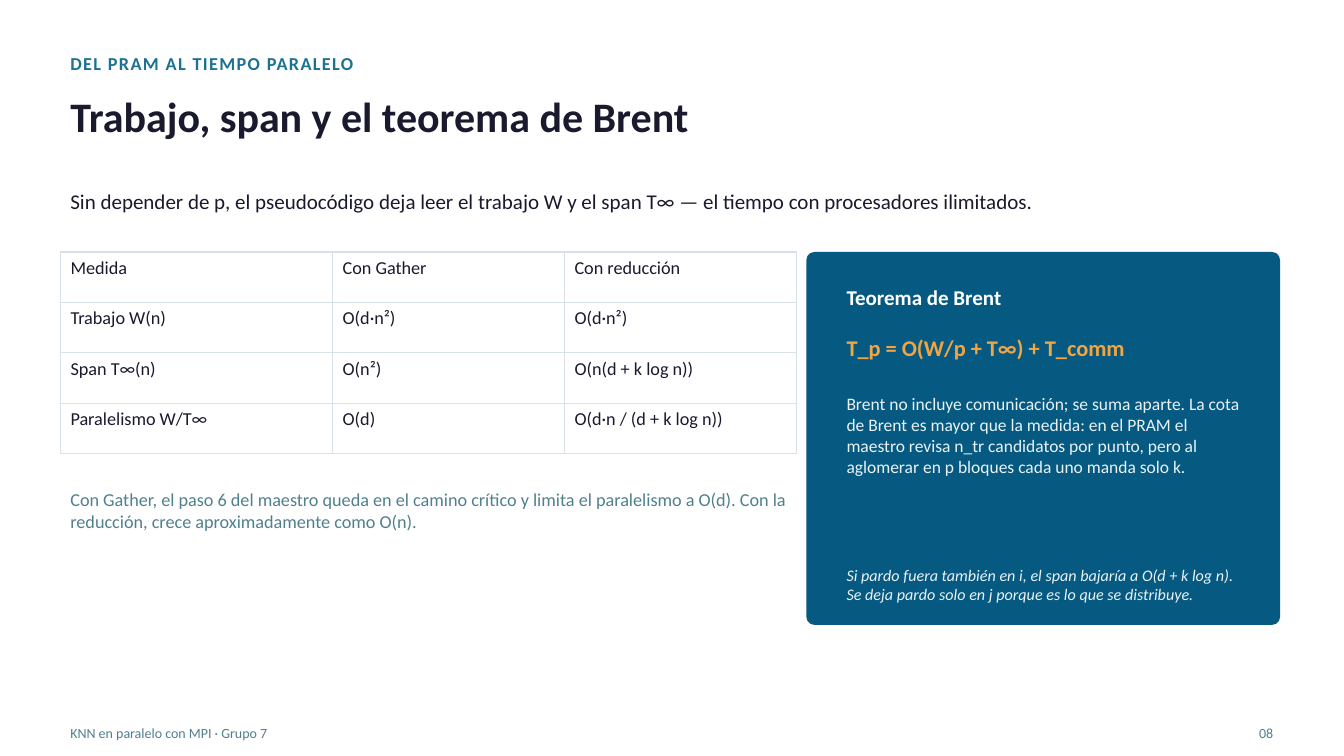
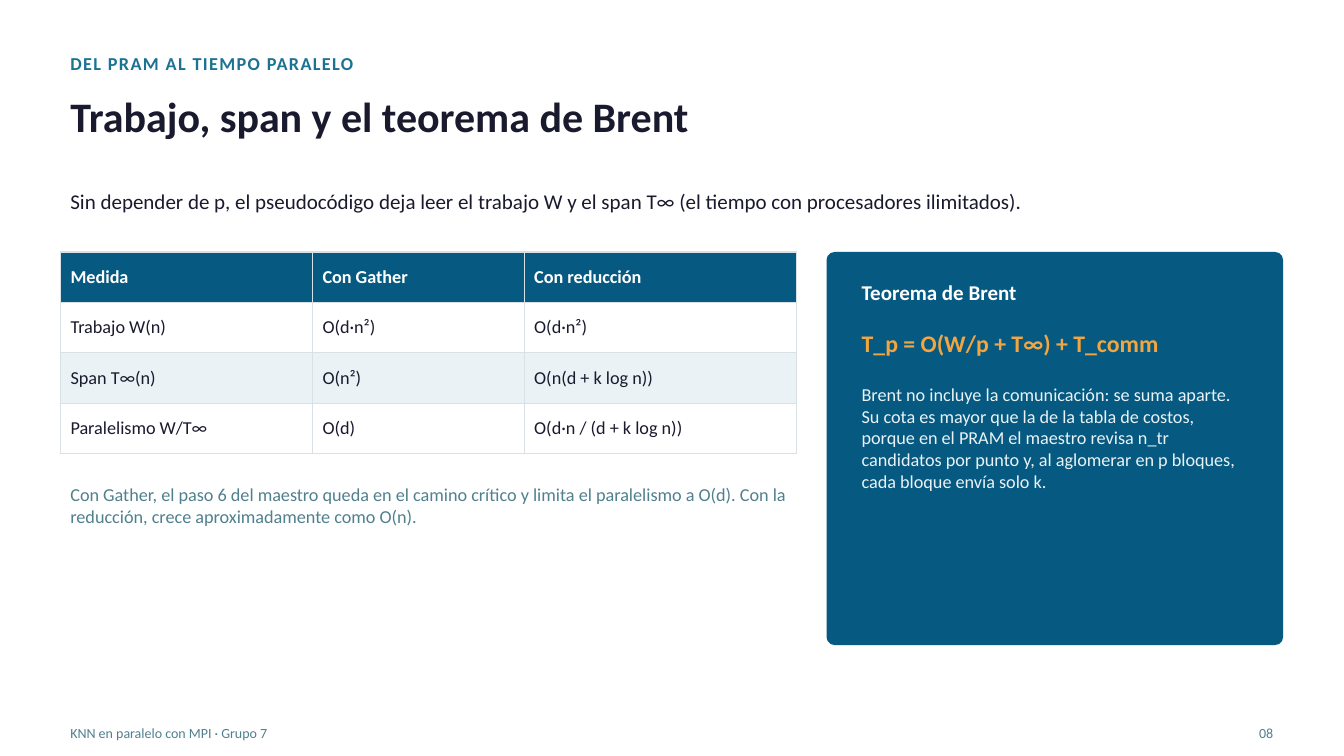
Before and after one commit to LuisIZ/Proyecto_CPD, a slide deck: slide 8 of docs/presentation/Presentacion-Entrega-Final.pptx. Drawn at 1344x756 pixels with LibreOffice and Linux fonts; fonts in the diff are those of the drawing. Boxes give left, top, right and bottom in pixels: in the first picture for what was removed or moved away, otherwise in the second. Text is boxed around its words. In the diff, an @@ line names an element or a change of style, - is before the commit and + after.

```diff
--- a/docs/presentation/Presentacion-Entrega-Final.pptx
+++ b/docs/presentation/Presentacion-Entrega-Final.pptx
@@ text at (70,194,1021,213): text changed @@
-Sin depender de p, el pseudocódigo deja leer el trabajo W y el span T∞ — el tiempo con procesadores ilimitados.
+Sin depender de p, el pseudocódigo deja leer el trabajo W y el span T∞ (el tiempo con procesadores ilimitados).
@@ table at (60,252,797,441) @@
@@ fill #FFFFFF to #065A82 in row 1 @@
@@ fill #FFFFFF to #EAF2F5 in row 3 @@
@@ text colour #1A1A2E to #FFFFFF, bold on in "Medida", "Con Gather", "Con reducción" @@
@@ rounded rectangle: place and size @@
-rounded rectangle at (807,252,1280,625)
+rounded rectangle at (827,252,1284,645)
@@ rounded rectangle at (827,252,1284,645): proportions changed @@
@@ text "Teorema de Brent": place and size @@
-text "Teorema de Brent" at (847,290,1001,305)
+text "Teorema de Brent" at (862,285,1017,300)
@@ text "T_p = O(W/p + T∞) ...": place and size @@
-text "T_p = O(W/p + T∞) ..." at (847,339,1125,360)
+text "T_p = O(W/p + T∞) ..." at (862,334,1158,356)
@@ text "T_p = O(W/p + T∞) ..." at (862,334,1158,356): size 16 to 17 pt @@
@@ text at (862,388,1235,491): text changed; size 12.5 to 13 pt @@
-Brent no incluye comunicación; se suma aparte. La cota de Brent es mayor que la medida: en el PRAM el maestro revisa n_tr candidatos por punto, pero al aglomerar en p bloques cada uno manda solo k.
+Brent no incluye la comunicación: se suma aparte. Su cota es mayor que la de la tabla de costos, porque en el PRAM el maestro revisa n_tr candidatos por punto y, al aglomerar en p bloques, cada bloque envía solo k.
@@ text "Con Gather, el paso 6 ...": place and size @@
-text "Con Gather, el paso 6 ..." at (70,493,786,531)
+text "Con Gather, el paso 6 ..." at (70,488,786,526)
@@ text removed at (847,569,1233,603) @@
-Si pardo fuera también en i, el span bajaría a O(d + k log n). Se deja pardo solo en j porque es lo que se distribuye.
```
Also in this commit, not shown: 12 other slides changed, 7 slides added, 2 slides removed, 2 other files.
